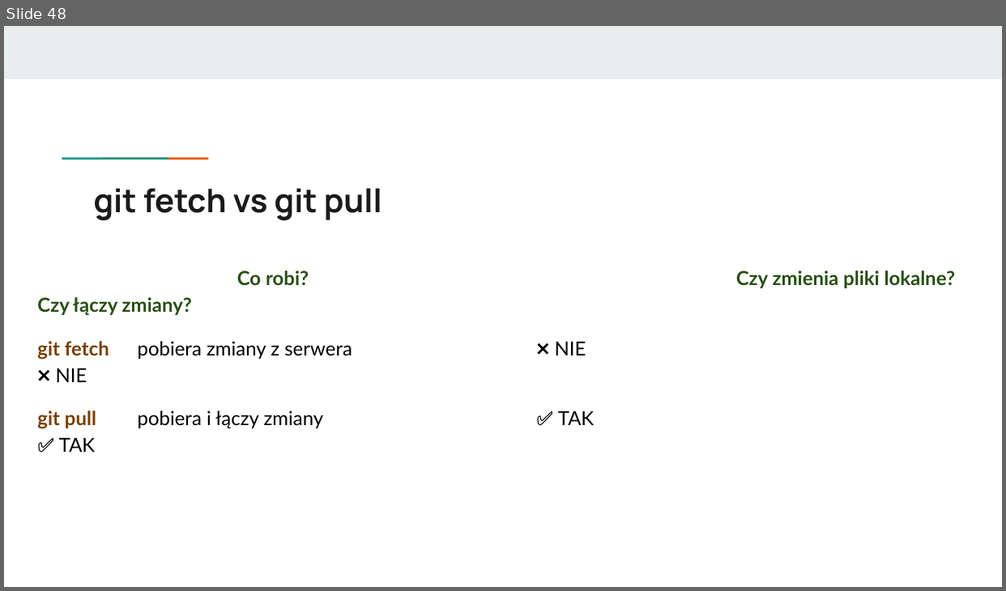
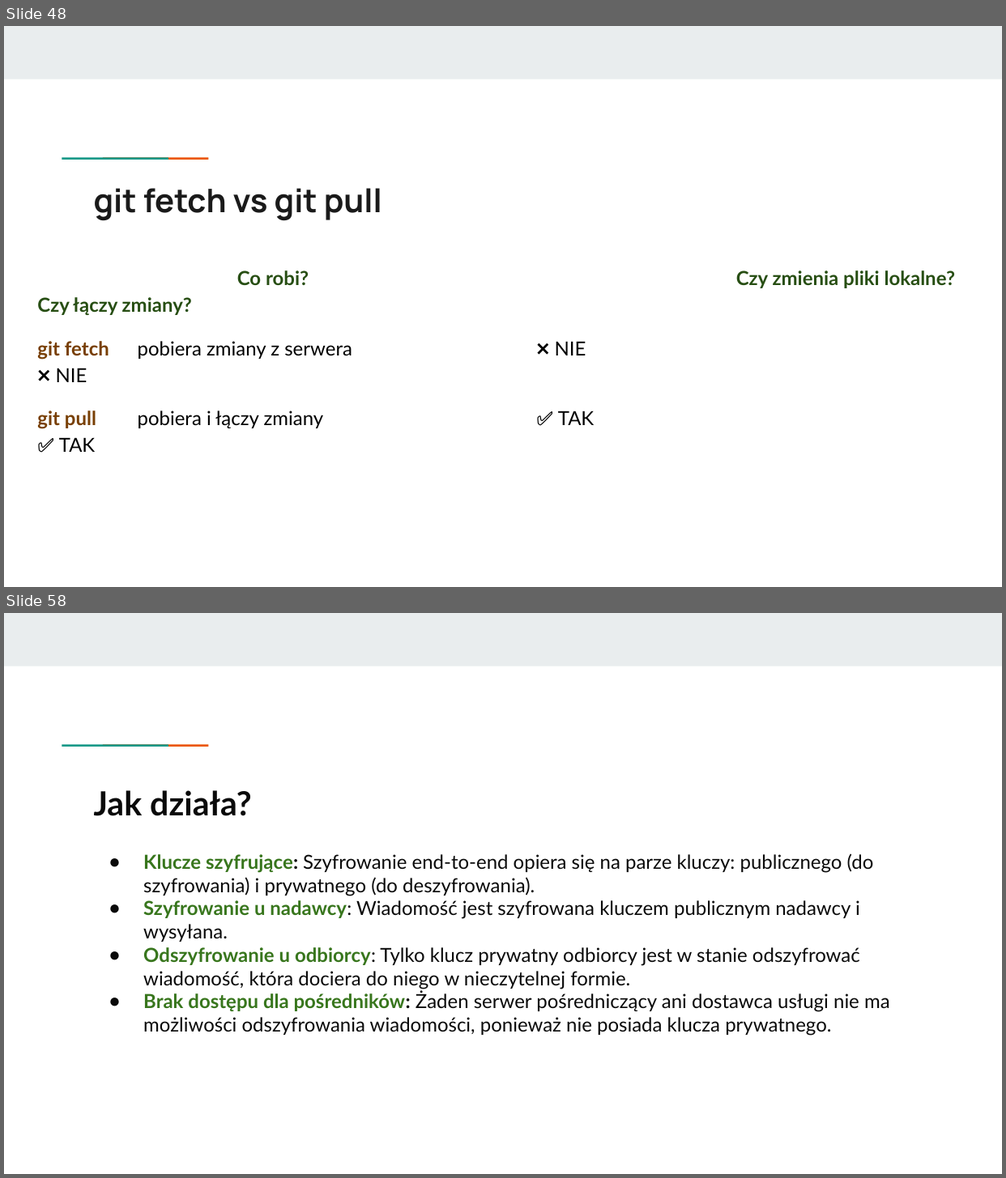
Before and after one commit to KasiaKasia/PRZEDMIOTY, a slide deck: ZASTOSOWANIE_INFORMATYKI/1A-gr_2/Zastosowanie informatyki - 1A gr. 2-plik2.pptx. Shown one above the other, each under a label of ours: slide 48 before the commit, slides 48 and 58 after it; the slides between them are not shown. The pictures are 1006x591 and 1006x1178 pixels, drawn with LibreOffice and Linux fonts; fonts in the diff are those of the drawing. Boxes give left, top, right and bottom in pixels: in the first picture for what was removed or moved away, otherwise in the second. Text is boxed around its words. In the diff, an @@ line names an element or a change of style, - is before the commit and + after.

```diff
--- a/ZASTOSOWANIE_INFORMATYKI/1A-gr_2/Zastosowanie informatyki - 1A gr. 2-plik2.pptx
+++ b/ZASTOSOWANIE_INFORMATYKI/1A-gr_2/Zastosowanie informatyki - 1A gr. 2-plik2.pptx
@@ slide 58 added at (4, 613, 1002, 1174), background #FFFFFF; not listed: 3 template elements that a slide beside it also shows @@
@@ title added at (94, 790, 252, 816), 24 pt, text #0A0A0A, bold @@
+Jak działa?
@@ text added at (143, 854, 890, 1036), 14 pt, text #0A0A0A @@
+● Klucze szyfrujące: Szyfrowanie end-to-end opiera się na parze kluczy: publicznego (do szyfrowania) i prywatnego (do deszyfrowania).
+● Szyfrowanie u nadawcy: Wiadomość jest szyfrowana kluczem publicznym nadawcy i wysyłana.
+● Odszyfrowanie u odbiorcy: Tylko klucz prywatny odbiorcy jest w stanie odszyfrować wiadomość, która dociera do niego w nieczytelnej formie.
+● Brak dostępu dla pośredników: Żaden serwer pośredniczący ani dostawca usługi nie ma możliwości odszyfrowania wiadomości, ponieważ nie posiada klucza prywatnego.
```
Also in this commit, not shown: 14 other slides added, 1 other file.
